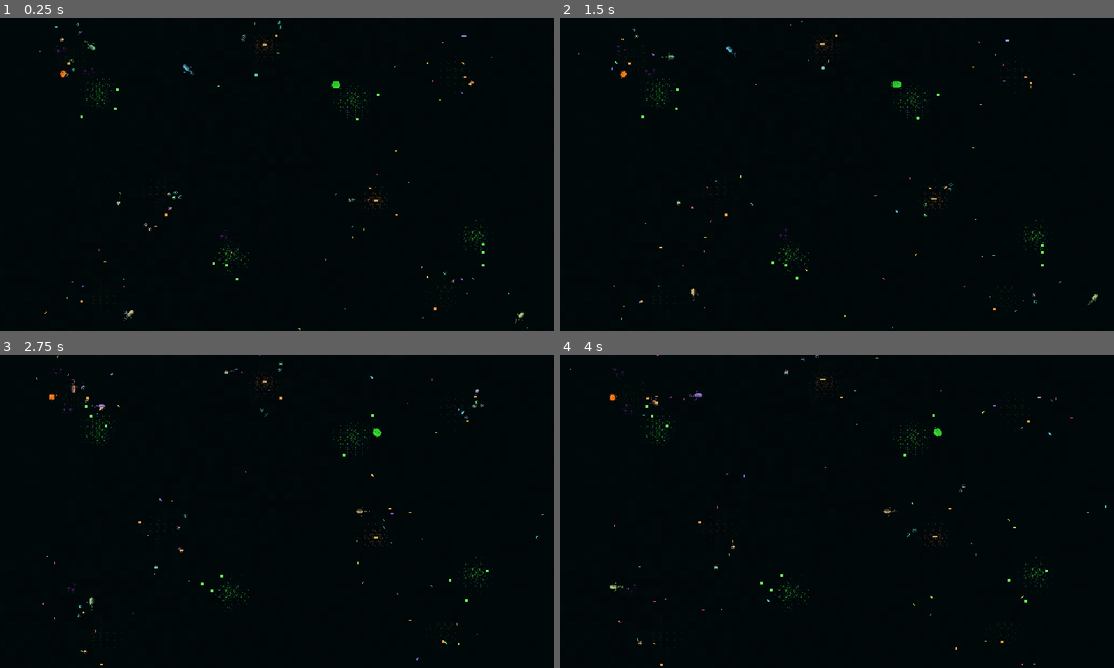
Above: before the commit, frames 1-4 (two rows, left to right).
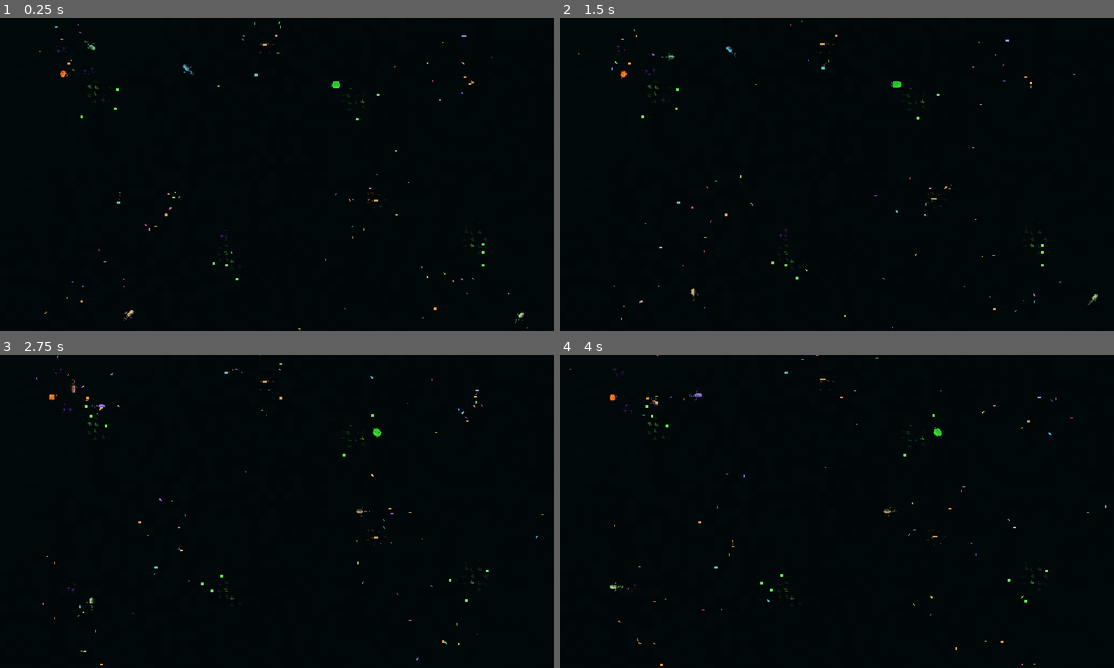
Above: after the commit, the same moments.

Repository: Rzbck/MicroC0re
Game: Godot game, scene res://src/app/main.tscn
Two runs of this game, one before a commit and one after it. Both use one fixed random seed, a clock stepped at 60 frames per second and the inputs below.
Inputs (mouse positions are in pixels of both pictures, inside the frame that each line leads up to):
- Up to frame 1 (0.25 s): no input
- Up to frame 2 (1.5 s): tap Enter at 0.5 s; move the mouse to (958, 158) at 0.52 s; hold D 0.53-1.25 s; tap F at 0.6 s; click (958, 158) at 0.67 s; tap Space at 0.77, 1.25 s; drag from (726, 190) to (809, 237) at 1.27 s
- Up to frame 3 (2.75 s): move the mouse to (332, 442) at 2.02 s; hold D from 2.03 s (still down); tap N at 2.1 s
- Up to frame 4 (4 s): release D at 2.75 s; drag from (809, 574) to (670, 464) at 2.77 s; move the mouse to (1003, 558) at 3.52 s; hold A from 3.53 s (still down); tap 2 at 3.6 s; tap Space at 3.77 s

The runs differ from the first frame. In frame 1, 0.5% of the frame differs, in the area x 10-89%, y 0-96%; in frame 2, 0.5%; in frame 3, 0.5%; in frame 4, 0.4%.

Commit message:
Replace biome speckle with readable material clusters

Diff:
--- a/src/app/pixel_microscope.gd
+++ b/src/app/pixel_microscope.gd
@@ -822,142 +822,38 @@
 func _draw_life_state_cues() -> void:
 	if sim == null or camera == null or effect_atlas == null:
 		return
-	var visible_rect: Rect2 = _visible_world_rect().grow(6.0)
-	var zoom_value: float = camera.zoom.x
-	if zoom_value < SPRITE_LOD_START_ZOOM:
-		return
-	var frame: int = posmod(floori(visual_time * 7.0), 4)
+	if camera.zoom.x < DETAIL_LOD_ZOOM:
+		return
+
+	var visible_rect: Rect2 = _visible_world_rect().grow(5.0)
+	var frame: int = posmod(floori(visual_time * 6.0), 4)
 
 	for cell in sim.bacteria:
 		var p: Vector2 = Vector2(cell.position)
 		if not visible_rect.has_point(p):
 			continue
+
 		if bool(cell.phage_infected) and not bool(cell.dying):
 			_draw_effect_asset(
 				p,
 				PixelEffectAtlasScript.EFFECT_STRESS,
-				frame,
-				1.02 + float(cell.phage_progress) * 0.18
+				clampi(floori(float(cell.phage_progress) * 3.999), 0, 3),
+				1.0
 			)
 		elif bool(cell.dividing):
 			_draw_effect_asset(
 				p,
 				PixelEffectAtlasScript.EFFECT_DIVISION,
-				frame,
-				1.05
+				clampi(floori(float(cell.division_progress) * 3.999), 0, 3),
+				1.0
 			)
 		elif float(cell.adhesion_timer) > 0.0:
 			_draw_effect_asset(
 				p,
 				PixelEffectAtlasScript.EFFECT_ADHESION,
 				frame,
-				1.00
-			)
-		elif float(cell.energy) < 0.72:
-			_draw_effect_asset(
-				p,
-				PixelEffectAtlasScript.EFFECT_STRESS,
-				frame,
-				0.86
-			)
-
-	for alga in sim.microalgae:
-		var p: Vector2 = Vector2(alga.position)
-		if not visible_rect.has_point(p):
-			continue
-		if bool(alga.reproducing):
-			_draw_effect_asset(
-				p,
-				PixelEffectAtlasScript.EFFECT_REPRODUCTION,
-				frame,
-				1.05
-			)
-		elif not bool(alga.dying) and float(alga.energy) < 0.82:
-			_draw_effect_asset(
-				p,
-				PixelEffectAtlasScript.EFFECT_STRESS,
-				frame,
-				0.84
-			)
-
-	for yeast in sim.decomposers:
-		var p: Vector2 = Vector2(yeast.position)
-		if not visible_rect.has_point(p):
-			continue
-		if bool(yeast.budding):
-			_draw_effect_asset(
-				p,
-				PixelEffectAtlasScript.EFFECT_REPRODUCTION,
-				frame,
-				1.02
-			)
-		elif not bool(yeast.dying) and float(yeast.energy) < 0.78:
-			_draw_effect_asset(
-				p,
-				PixelEffectAtlasScript.EFFECT_STRESS,
-				frame,
-				0.82
-			)
-
-
-	for proto in sim.protozoa:
-		var p: Vector2 = Vector2(proto.position)
-		if not visible_rect.has_point(p) or bool(proto.dying):
-			continue
-		if int(proto.feeding_target_id) >= 0:
-			_draw_effect_asset(
-				p,
-				PixelEffectAtlasScript.EFFECT_PURSUIT,
-				frame,
-				1.08
-			)
-		elif float(proto.cooldown) > 0.0:
-			_draw_effect_asset(
-				p,
-				PixelEffectAtlasScript.EFFECT_DIGESTION,
-				frame,
-				1.04
-			)
-
-	for ciliate in sim.ciliates:
-		var p: Vector2 = Vector2(ciliate.position)
-		if not visible_rect.has_point(p) or bool(ciliate.dying):
-			continue
-		if int(ciliate.feeding_target_id) >= 0:
-			_draw_effect_asset(
-				p,
-				PixelEffectAtlasScript.EFFECT_PURSUIT,
-				frame,
-				0.96
-			)
-		elif float(ciliate.cooldown) > 0.0:
-			_draw_effect_asset(
-				p,
-				PixelEffectAtlasScript.EFFECT_DIGESTION,
-				frame,
-				0.92
-			)
-
-
-	for flagellate in sim.flagellates:
-		var p: Vector2 = Vector2(flagellate.position)
-		if not visible_rect.has_point(p) or bool(flagellate.dying):
-			continue
-		if int(flagellate.feeding_target_id) >= 0:
-			_draw_effect_asset(
-				p,
-				PixelEffectAtlasScript.EFFECT_PURSUIT,
-				frame,
-				0.72
-			)
-		elif float(flagellate.cooldown) > 0.0:
-			_draw_effect_asset(
-				p,
-				PixelEffectAtlasScript.EFFECT_DIGESTION,
-				frame,
-				0.68
-			)
-
+				1.0
+			)
 
 func _draw_effect_asset(
 	position: Vector2,
@@ -1158,60 +1054,51 @@
 	if delta.length_squared() <= 0.000001:
 		return
 
-	var zoom_value: float = camera.zoom.x
-	var pixel_size: float = SPRITE_WORLD_PIXEL
-	var normal: Vector2 = delta.normalized().orthogonal()
-	var visibility: float = lerpf(
-		0.50,
-		1.0,
-		_overview_sprite_blend(zoom_value)
+	var p: float = clampf(progress, 0.0, 1.0)
+	var pixel_size: float = maxf(
+		SPRITE_WORLD_PIXEL,
+		1.0 / maxf(camera.zoom.x, 0.001)
 	)
-	var pulse_index: int = posmod(
-		floori(visual_time * 13.0) + organism_id,
-		7
+	var bead_count: int = 2
+	if p >= 0.25:
+		bead_count = 3
+	if p >= 0.72:
+		bead_count = 4
+
+	# PREPARE -> HOLD -> INGEST. Progress, not wall-clock animation, chooses
+	# which contact clusters are emphasized.
+	var hot_index: int = clampi(
+		floori(p * float(bead_count)),
+		0,
+		bead_count - 1
 	)
-
-	for i in range(7):
-		var t: float = float(i + 1) / 8.0
-		var p: Vector2 = prey_position.lerp(predator_position, t)
-		p += normal * sin(visual_time * 9.0 + float(i) * 1.7) * pixel_size * 0.55
+	for i in range(bead_count):
+		var t: float = float(i + 1) / float(bead_count + 1)
+		if p >= 0.72:
+			# Late handling visually collapses material toward the predator.
+			t = lerpf(t, 0.86, (p - 0.72) / 0.28 * 0.55)
+		var q: Vector2 = prey_position.lerp(predator_position, t)
 		var bead_color: Color = color
-		bead_color.a *= visibility * (0.42 + progress * 0.42)
-		if i == pulse_index:
-			bead_color = bead_color.lightened(0.30)
-			bead_color.a = minf(1.0, bead_color.a + 0.32)
+		bead_color.a *= 0.52 + p * 0.36
+		if i == hot_index:
+			bead_color = bead_color.lightened(0.24)
+			bead_color.a = minf(1.0, bead_color.a + 0.18)
 		draw_rect(
 			Rect2(
-				p - Vector2(pixel_size, pixel_size) * 0.5,
-				Vector2(pixel_size, pixel_size)
+				q - Vector2.ONE * pixel_size * 0.5,
+				Vector2.ONE * pixel_size
 			),
 			bead_color,
 			true
 		)
 
-	_draw_effect_asset(
-		predator_position,
-		PixelEffectAtlasScript.EFFECT_FEEDING,
-		posmod(floori(visual_time * 8.0) + organism_id, 4),
-		1.0 + clampf(progress, 0.0, 1.0) * 0.18
-	)
-
-	# Pixel vacuole/handling ring around the predator grows through ingestion.
-	var ring_radius: float = pixel_size * (2.0 + clampf(progress, 0.0, 1.0) * 1.8)
-	for i in range(6):
-		var phase: float = float(i) * TAU / 6.0 + visual_time * 1.6
-		var p: Vector2 = predator_position + Vector2.RIGHT.rotated(phase) * ring_radius
-		var ring_color: Color = color.lightened(0.18)
-		ring_color.a *= visibility * (0.30 + progress * 0.55)
-		draw_rect(
-			Rect2(
-				p - Vector2(pixel_size, pixel_size) * 0.42,
-				Vector2(pixel_size, pixel_size) * 0.84
-			),
-			ring_color,
-			true
-		)
-
+	if p >= 0.82 and camera.zoom.x >= DETAIL_LOD_ZOOM:
+		_draw_effect_asset(
+			predator_position,
+			PixelEffectAtlasScript.EFFECT_DIGESTION,
+			clampi(floori((p - 0.82) / 0.18 * 3.999), 0, 3),
+			1.0
+		)
 
 func _draw_lysis_fragments(
 	position: Vector2,
@@ -1743,15 +1630,70 @@
 
 
 func _compact_biome_text(position: Vector2) -> String:
-	return "L %.2f N %.2f O2 %.2f\nD %.2f E %.2f X %.2f" % [
-		float(sim.sample_light(position)),
-		float(sim.nutrient.sample_world(position)),
-		float(sim.oxygen.sample_world(position)),
-		float(sim.detritus.sample_world(position)),
-		float(sim.eps.sample_world(position)),
-		float(sim.exudate.sample_world(position)),
+	var light: float = float(sim.sample_light(position))
+	var nutrient: float = float(sim.nutrient.sample_world(position))
+	var oxygen: float = float(sim.oxygen.sample_world(position))
+	var detritus_value: float = float(sim.detritus.sample_world(position))
+	var eps_value: float = float(sim.eps.sample_world(position))
+	var exudate_value: float = float(sim.exudate.sample_world(position))
+	var damage_value: float = float(sim.damage_cue.sample_world(position))
+
+	var resource_text: String = _level_word(
+		nutrient + exudate_value * 0.85,
+		0.075,
+		0.26,
+		"resource poor",
+		"resource mixed",
+		"resource rich"
+	)
+	var oxygen_text: String = _level_word(
+		oxygen,
+		0.30,
+		0.62,
+		"low O2",
+		"normal O2",
+		"high O2"
+	)
+	var light_text: String = _level_word(
+		light,
+		0.28,
+		0.70,
+		"dim",
+		"lit",
+		"bright"
+	)
+
+	var niche_text: String = "open water"
+	if damage_value >= 0.045:
+		niche_text = "fresh damage plume"
+	elif detritus_value >= 0.065:
+		niche_text = "detritus patch"
+	elif eps_value >= 0.080:
+		niche_text = "biofilm matrix"
+	elif exudate_value >= 0.055:
+		niche_text = "exudate niche"
+
+	return "%s  %s\n%s  %s" % [
+		resource_text,
+		oxygen_text,
+		niche_text,
+		light_text,
 	]
 
+
+func _level_word(
+	value: float,
+	low: float,
+	high: float,
+	low_text: String,
+	mid_text: String,
+	high_text: String
+) -> String:
+	if value < low:
+		return low_text
+	if value >= high:
+		return high_text
+	return mid_text
 
 func _update_selection_camera(delta: float) -> void:
 	if not follow_selected or selected_id < 0 or camera == null:
--- a/src/app/shaders/biome_material.gdshader
+++ b/src/app/shaders/biome_material.gdshader
@@ -13,16 +13,26 @@
 	return fract(p.x * p.y);
 }
 
-float density_alpha(float value, float h, float density) {
-	float v = smoothstep(0.06, 0.90, value) * density;
-	return smoothstep(h - 0.025, h + 0.025, v);
+float rect_shape(vec2 p, vec2 center, vec2 half_size) {
+	vec2 d = abs(p - center);
+	return step(d.x, half_size.x) * step(d.y, half_size.y);
+}
+
+float cross_shape(vec2 p, vec2 center, float arm) {
+	return max(
+		rect_shape(p, center, vec2(arm, 0.45)),
+		rect_shape(p, center, vec2(0.45, arm))
+	);
+}
+
+float field_strength(float value, float low, float high) {
+	return smoothstep(low, high, value);
 }
 
 void fragment() {
 	vec2 world = UV * world_size;
 	vec2 pixel = floor(world / pixel_world);
-	vec2 cluster = floor(pixel / 5.0);
-	vec2 coarse = floor(pixel / 13.0);
+
 	vec4 a = texture(mask_a, UV);
 	vec4 b = texture(mask_b, UV);
 	float producer = a.r;
@@ -33,86 +43,188 @@
 	float nutrient = b.g;
 	float waste = b.b;
 	float exudate = b.a;
-	float h0 = hash21(pixel);
-	float h1 = hash21(pixel + vec2(19.0, 7.0));
-	float h2 = hash21(cluster + vec2(5.0, 17.0));
-	float h3 = hash21(coarse + vec2(11.0, 3.0));
 
 	vec3 color = vec3(0.0);
 	float alpha = 0.0;
 
-	float producer_on = density_alpha(producer, h0, 0.46) * smoothstep(0.07, 0.18, producer);
-	float producer_cluster = smoothstep(
-		h2 - 0.035,
-		h2 + 0.035,
-		0.18 + producer * 0.76
-	);
-	producer_on *= producer_cluster;
-	if (producer_on > 0.01) {
-		float highlight = step(0.72, h1);
+	// PRODUCER MAT — deliberate tuft/plate clusters on a 10 px source grid.
+	// Hash chooses which whole cluster exists; it never sprays individual pixels.
+	vec2 prod_cell = floor(pixel / 10.0);
+	vec2 prod_local = mod(pixel, 10.0);
+	float prod_h = hash21(prod_cell + vec2(3.0, 11.0));
+	float prod_strength = field_strength(producer, 0.055, 0.52);
+	vec2 prod_center = vec2(
+		3.0 + floor(hash21(prod_cell + vec2(1.0, 4.0)) * 4.0),
+		3.0 + floor(hash21(prod_cell + vec2(7.0, 2.0)) * 4.0)
+	);
+	float prod_shape = max(
+		cross_shape(prod_local, prod_center, 2.0),
+		rect_shape(
+			prod_local,
+			prod_center + vec2(2.0, 2.0),
+			vec2(1.0, 0.45)
+		)
+	);
+	float prod_cluster = step(prod_h, prod_strength * 0.90);
+	float prod_layer = prod_shape * prod_cluster * prod_strength;
+	if (prod_layer > 0.01) {
+		float highlight = step(
+			0.67,
+			hash21(prod_cell + vec2(13.0, 5.0))
+		);
 		vec3 producer_color = mix(
-			vec3(0.055, 0.26, 0.10),
-			vec3(0.26, 0.70, 0.18),
+			vec3(0.055, 0.22, 0.09),
+			vec3(0.25, 0.63, 0.18),
 			highlight
 		);
-		color = mix(color, producer_color, producer_on);
-		alpha = max(alpha, producer_on * (0.42 + producer * 0.40));
-	}
-
-	float line_x = step(0.80, fract((pixel.x + floor(h3 * 3.0)) / 5.0));
-	float line_y = step(0.84, fract((pixel.y + floor(h2 * 4.0)) / 6.0));
-	float lattice = max(line_x, line_y)
-		* smoothstep(0.025, 0.10, eps)
-		* density_alpha(eps, h1, 0.82);
-	if (lattice > 0.01) {
-		color = mix(color, vec3(0.08, 0.43, 0.39), lattice * 0.86);
-		alpha = max(alpha, lattice * (0.24 + eps * 0.42));
-	}
-
-	float debris = density_alpha(detritus, h1, 0.38) * smoothstep(0.035, 0.12, detritus);
-	if (debris > 0.01) {
-		color = mix(color, vec3(0.50, 0.28, 0.11), debris * 0.92);
-		alpha = max(alpha, debris * (0.34 + detritus * 0.44));
-	}
-
-	float wound = density_alpha(damage, h0, 0.46) * smoothstep(0.025, 0.10, damage);
-	if (wound > 0.01) {
-		float hot = step(0.70, h2);
-		vec3 wound_color = mix(vec3(0.48, 0.08, 0.06), vec3(0.95, 0.31, 0.10), hot);
-		color = mix(color, wound_color, wound);
-		alpha = max(alpha, wound * (0.40 + damage * 0.48));
-	}
-
-	float oxygen_glint = density_alpha(oxygen, h0, 0.11) * smoothstep(0.08, 0.24, oxygen);
-	if (oxygen_glint > 0.01 && alpha < 0.34) {
-		color = mix(color, vec3(0.20, 0.62, 0.70), oxygen_glint);
-		alpha = max(alpha, oxygen_glint * 0.25);
-	}
-	float nutrient_grain = density_alpha(nutrient, h1, 0.10) * smoothstep(0.08, 0.24, nutrient);
-	if (nutrient_grain > 0.01 && alpha < 0.30) {
-		color = mix(color, vec3(0.34, 0.42, 0.12), nutrient_grain);
-		alpha = max(alpha, nutrient_grain * 0.22);
-	}
-	float waste_grain = density_alpha(waste, h2, 0.075) * smoothstep(0.08, 0.24, waste);
-	if (waste_grain > 0.01 && alpha < 0.30) {
-		color = mix(color, vec3(0.35, 0.19, 0.13), waste_grain);
-		alpha = max(alpha, waste_grain * 0.20);
-	}
-
-	// Labile exudate / phycosphere material: rare soft jade-gold pixels close
-	// to active producers/decomposers. This is deliberately subordinate to
-	// organisms and EPS; it should read as a local niche, never a screen tint.
-	float exudate_grain = density_alpha(exudate, h3, 0.16)
-		* smoothstep(0.06, 0.20, exudate);
-	if (exudate_grain > 0.01 && alpha < 0.38) {
-		vec3 exudate_color = mix(
-			vec3(0.18, 0.42, 0.25),
-			vec3(0.52, 0.58, 0.22),
-			step(0.72, h1)
-		);
-		color = mix(color, exudate_color, exudate_grain * 0.82);
-		alpha = max(alpha, exudate_grain * 0.28);
-	}
-	float day = mix(0.78, 1.0, clamp(scene_light, 0.0, 1.0));
+		color = mix(color, producer_color, prod_layer);
+		alpha = max(alpha, prod_layer * 0.72);
+	}
+
+	// EPS / BIOFILM — connected short matrix strokes, not teal speckle.
+	vec2 eps_cell = floor(pixel / 12.0);
+	vec2 eps_local = mod(pixel, 12.0);
+	float eps_strength = field_strength(eps, 0.025, 0.38);
+	float eps_gate = step(
+		hash21(eps_cell + vec2(9.0, 1.0)),
+		eps_strength * 0.86
+	);
+	float eps_row = 3.0 + floor(hash21(eps_cell + vec2(2.0, 8.0)) * 6.0);
+	float eps_col = 3.0 + floor(hash21(eps_cell + vec2(5.0, 6.0)) * 6.0);
+	float eps_shape = max(
+		rect_shape(eps_local, vec2(5.5, eps_row), vec2(4.0, 0.45)),
+		rect_shape(eps_local, vec2(eps_col, 5.5), vec2(0.45, 3.0))
+	);
+	float eps_layer = eps_shape * eps_gate * eps_strength;
+	if (eps_layer > 0.01) {
+		color = mix(color, vec3(0.07, 0.37, 0.33), eps_layer * 0.88);
+		alpha = max(alpha, eps_layer * 0.52);
+	}
+
+	// DETRITUS — compact particulate fragments, always multi-pixel.
+	vec2 det_cell = floor(pixel / 9.0);
+	vec2 det_local = mod(pixel, 9.0);
+	float det_strength = field_strength(detritus, 0.025, 0.42);
+	float det_gate = step(
+		hash21(det_cell + vec2(4.0, 15.0)),
+		det_strength * 0.88
+	);
+	vec2 det_center = vec2(
+		2.0 + floor(hash21(det_cell + vec2(1.0, 3.0)) * 5.0),
+		2.0 + floor(hash21(det_cell + vec2(8.0, 7.0)) * 5.0)
+	);
+	float det_shape = max(
+		rect_shape(det_local, det_center, vec2(1.5, 0.45)),
+		rect_shape(det_local, det_center + vec2(1.0, 1.0), vec2(0.45, 0.45))
+	);
+	float det_layer = det_shape * det_gate * det_strength;
+	if (det_layer > 0.01) {
+		color = mix(color, vec3(0.48, 0.27, 0.11), det_layer * 0.94);
+		alpha = max(alpha, det_layer * 0.64);
+	}
+
+	// DAMAGE / LYSIS RESIDUE — warm cross-shaped local scars with highest
+	// environmental priority because they explain recent biological events.
+	vec2 dmg_cell = floor(pixel / 11.0);
+	vec2 dmg_local = mod(pixel, 11.0);
+	float dmg_strength = field_strength(damage, 0.018, 0.34);
+	float dmg_gate = step(
+		hash21(dmg_cell + vec2(6.0, 10.0)),
+		dmg_strength * 0.94
+	);
+	vec2 dmg_center = vec2(
+		3.0 + floor(hash21(dmg_cell + vec2(2.0, 9.0)) * 4.0),
+		3.0 + floor(hash21(dmg_cell + vec2(12.0, 1.0)) * 4.0)
+	);
+	float dmg_shape = cross_shape(dmg_local, dmg_center, 1.5);
+	float dmg_layer = dmg_shape * dmg_gate * dmg_strength;
+	if (dmg_layer > 0.01) {
+		float hot = step(0.62, hash21(dmg_cell + vec2(14.0, 4.0)));
+		vec3 damage_color = mix(
+			vec3(0.50, 0.075, 0.045),
+			vec3(0.95, 0.28, 0.08),
+			hot
+		);
+		color = mix(color, damage_color, dmg_layer);
+		alpha = max(alpha, dmg_layer * 0.80);
+	}
+
+	// EXUDATE / PHYCOSPHERE — small jade-gold paired clusters. Kept quieter
+	// than attached biomass, matrix, detritus and fresh damage.
+	vec2 exu_cell = floor(pixel / 8.0);
+	vec2 exu_local = mod(pixel, 8.0);
+	float exu_strength = field_strength(exudate, 0.045, 0.32);
+	float exu_gate = step(
+		hash21(exu_cell + vec2(7.0, 7.0)),
+		exu_strength * 0.58
+	);
+	vec2 exu_center = vec2(
+		2.0 + floor(hash21(exu_cell + vec2(1.0, 12.0)) * 4.0),
+		2.0 + floor(hash21(exu_cell + vec2(9.0, 2.0)) * 4.0)
+	);
+	float exu_shape = max(
+		rect_shape(exu_local, exu_center, vec2(0.55, 0.55)),
+		rect_shape(exu_local, exu_center + vec2(1.0, 1.0), vec2(0.55, 0.55))
+	);
+	float exu_layer = exu_shape * exu_gate * exu_strength;
+	if (exu_layer > 0.01 && alpha < 0.48) {
+		vec3 exu_color = mix(
+			vec3(0.16, 0.35, 0.22),
+			vec3(0.46, 0.52, 0.18),
+			step(0.68, hash21(exu_cell + vec2(3.0, 5.0)))
+		);
+		color = mix(color, exu_color, exu_layer * 0.76);
+		alpha = max(alpha, exu_layer * 0.30);
+	}
+
+	// DISSOLVED CHEMISTRY — only exceptional concentrations get a tiny
+	// two-pixel notation. Chemistry never competes with organism silhouettes.
+	vec2 chem_cell = floor(pixel / 14.0);
+	vec2 chem_local = mod(pixel, 14.0);
+	vec2 chem_center = vec2(
+		4.0 + floor(hash21(chem_cell + vec2(5.0, 2.0)) * 6.0),
+		4.0 + floor(hash21(chem_cell + vec2(1.0, 8.0)) * 6.0)
+	);
+	float chem_pair = max(
+		rect_shape(chem_local, chem_center, vec2(0.45, 0.45)),
+		rect_shape(chem_local, chem_center + vec2(1.0, 0.0), vec2(0.45, 0.45))
+	);
+
+	if (alpha < 0.18) {
+		float oxygen_layer = chem_pair
+			* field_strength(oxygen, 0.34, 0.82)
+			* step(
+				hash21(chem_cell + vec2(9.0, 4.0)),
+				field_strength(oxygen, 0.34, 0.82) * 0.22
+			);
+		if (oxygen_layer > 0.01) {
+			color = vec3(0.17, 0.48, 0.56);
+			alpha = oxygen_layer * 0.18;
+		}
+
+		float nutrient_layer = chem_pair
+			* field_strength(nutrient, 0.32, 0.86)
+			* step(
+				hash21(chem_cell + vec2(4.0, 10.0)),
+				field_strength(nutrient, 0.32, 0.86) * 0.20
+			);
+		if (nutrient_layer > 0.01 && alpha < 0.16) {
+			color = vec3(0.31, 0.37, 0.11);
+			alpha = nutrient_layer * 0.16;
+		}
+
+		float waste_layer = chem_pair
+			* field_strength(waste, 0.34, 0.86)
+			* step(
+				hash21(chem_cell + vec2(11.0, 12.0)),
+				field_strength(waste, 0.34, 0.86) * 0.18
+			);
+		if (waste_layer > 0.01 && alpha < 0.15) {
+			color = vec3(0.31, 0.16, 0.11);
+			alpha = waste_layer * 0.15;
+		}
+	}
+
+	float day = mix(0.80, 1.0, clamp(scene_light, 0.0, 1.0));
 	COLOR = vec4(color * day, clamp(alpha, 0.0, 0.82));
 }
Not shown, changed: docs/ART_DIRECTION.md
Not shown, changed: docs/STATUS.md
